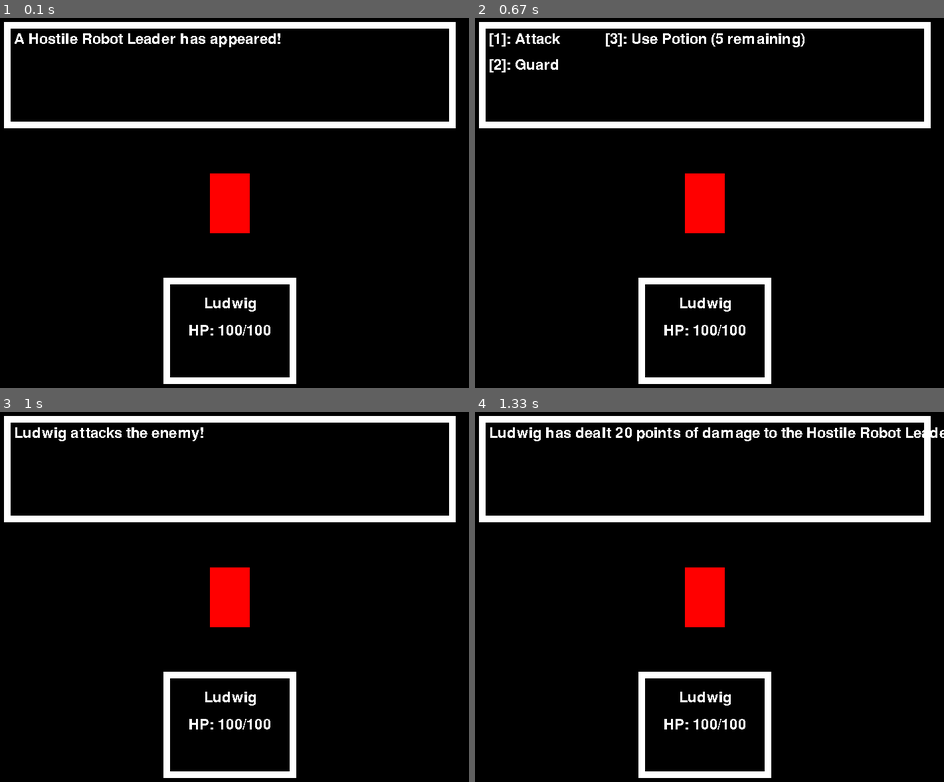
Above: before the commit, frames 1-4 (two rows, left to right).
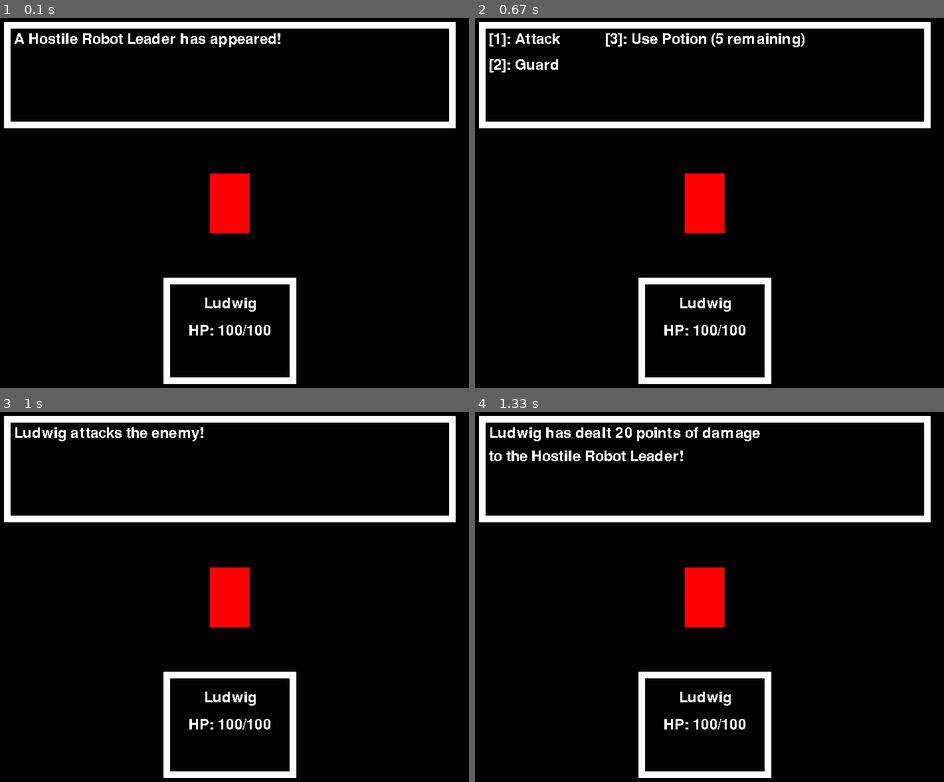
Above: after the commit, the same moments.

Repository: eduardoluis11/final-project-cs50-python
Game: pygame game, started from project.py
Same seed, same stepped clock (60 frames per second), same inputs: the game is played once before the commit and once after it.
Inputs:
- Up to frame 1 (0.1 s): no input
- Up to frame 2 (0.67 s): tap Z at 0.33 s
- Up to frame 3 (1 s): tap 1 at 0.67 s
- Up to frame 4 (1.33 s): tap Z at 1.07 s

Frames 1-3 are identical in both runs. In frame 4, 0.9% of the frame differs, in the area x 2-100%, y 4-14%.

Commit message:
Rendering Player Attack (BUGFIX)
I now render the damage message when the player damages the enemy into 2 separate lines. That way, the text is no longer suffering an overflow, so it's no longer getting outside the dialogue box.

Diff:
--- a/project.py
+++ b/project.py
@@ -260,6 +260,7 @@
 players_number_of_potions = 5  # Initial number of potions that the player has.
 
 battle_message = "A Hostile Robot Leader has appeared!"  # Battle message. This will change throughout the game.
+battle_message_2 = ""   # If I need to add a second line of text to avoid text from overflowing the dialogue box.
 display_battle_intro_message = True  # Boolean that will tell me if I should display "Enemy has appeared!" message.
 display_battle_menu = False  # Boolean that will tell the game if it should render the battle menu's UI.
 
@@ -277,6 +278,7 @@
 # Surface for the Battle Messages
 battle_messages_surface = game_font.render(battle_message, False, 'White')
 battle_messages_rectangle = battle_messages_surface.get_rect(topleft=(35, 30))  # Battle messages' rectangle
+battle_messages_2_rectangle = battle_messages_surface.get_rect(topleft=(35, 65))  # Battle message 2's rectangle
 
 # Surface for the Playable Character's name
 playable_characters_name_surface = game_font.render('Ludwig', False, 'White')
@@ -411,6 +413,16 @@
 damage between +10 and -10 points from their base attack points (i.e: that the player can do between 10 and 30 points
 of damage if their base attack points are 20).
 
+I will need to find a way to create multi-line dialogues in pygame. And no: using “\n” didn’t work. I need to find a
+way to either render a proper line-break while rendering the text surface; or render the string surface twice, but by
+using slice() to first render the first half of the dialogue, and then using slice from the second half of the dialogue.
+That, or I could make another variable called “battle_message_2”, which would store the 2nd half of the dialogue there
+(I would hard-code that string that would always be inside the “battle message 2” variable). Creating the “battle
+message 2” variable and hard-coding the text that would go into it would be the fastest solution, even if it’s not the
+most efficient one. I would need to render this new battle message variable’s surface right below the first battle
+message. I would also need to declare and leave empty the “battle message 2” variable as a global variable.
+
+
 """
 
 
@@ -420,6 +432,7 @@
     global display_battle_menu
     global players_number_of_potions
     global battle_message
+    global battle_message_2
     global has_player_attacked
     global is_players_turn
     global is_enemys_turn
@@ -525,8 +538,10 @@
                         # If the player chose "Attack" and presses the confirmation key.
                         if has_player_attacked and event.key == pygame.K_z:
                             # This shows how much damage you've dealt to the enemy
-                            battle_message = (f"{player.name} has dealt {player.attack_points} points of damage to "
-                                              f"the {enemy.name}!")
+                            battle_message = f"{player.name} has dealt {player.attack_points} points of damage"
+
+                            # Second line of text to prevent the text from getting outside the dialogue box
+                            battle_message_2 = f"to the {enemy.name}!"
 
                             # Now, the enemy's turn begins. The player's turn ents
                             is_players_turn = False
@@ -555,7 +570,6 @@
             game_window.blit(guard_command_surface, guard_command_rectangle)  # Render the "guard" command
             game_window.blit(potion_command_surface, potion_command_rectangle)  # Render the "use potion" command
 
-
         else:  # If the battle menu is set to False, render the battle messages
 
             # This should overwrite the battle message surface with the new battle message after any action in the game.
@@ -563,6 +577,10 @@
 
             # This renders the text for the current battle message
             game_window.blit(battle_messages_surface, battle_messages_rectangle)
+
+            # This renders the second line of text if the text is too long
+            battle_messages_2_surface = game_font.render(battle_message_2, False, 'White')
+            game_window.blit(battle_messages_2_surface, battle_messages_2_rectangle)
 
         # END OF THE SNIPPET THAT I NEED TO REACTIVATE LATER.
 
